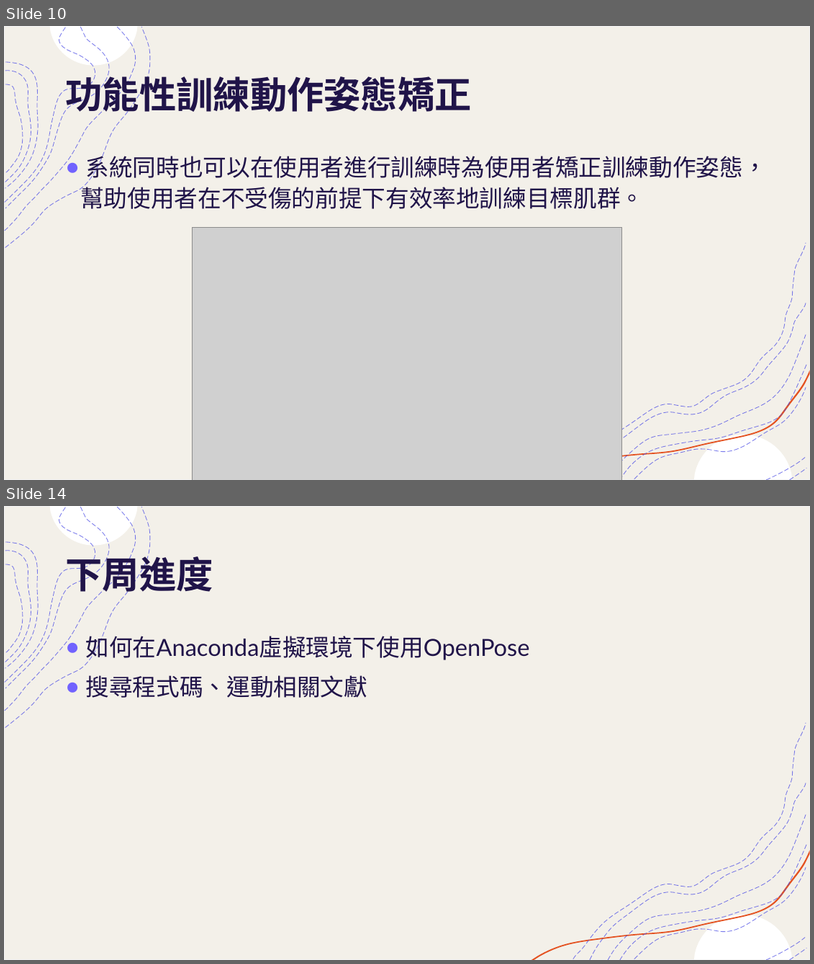
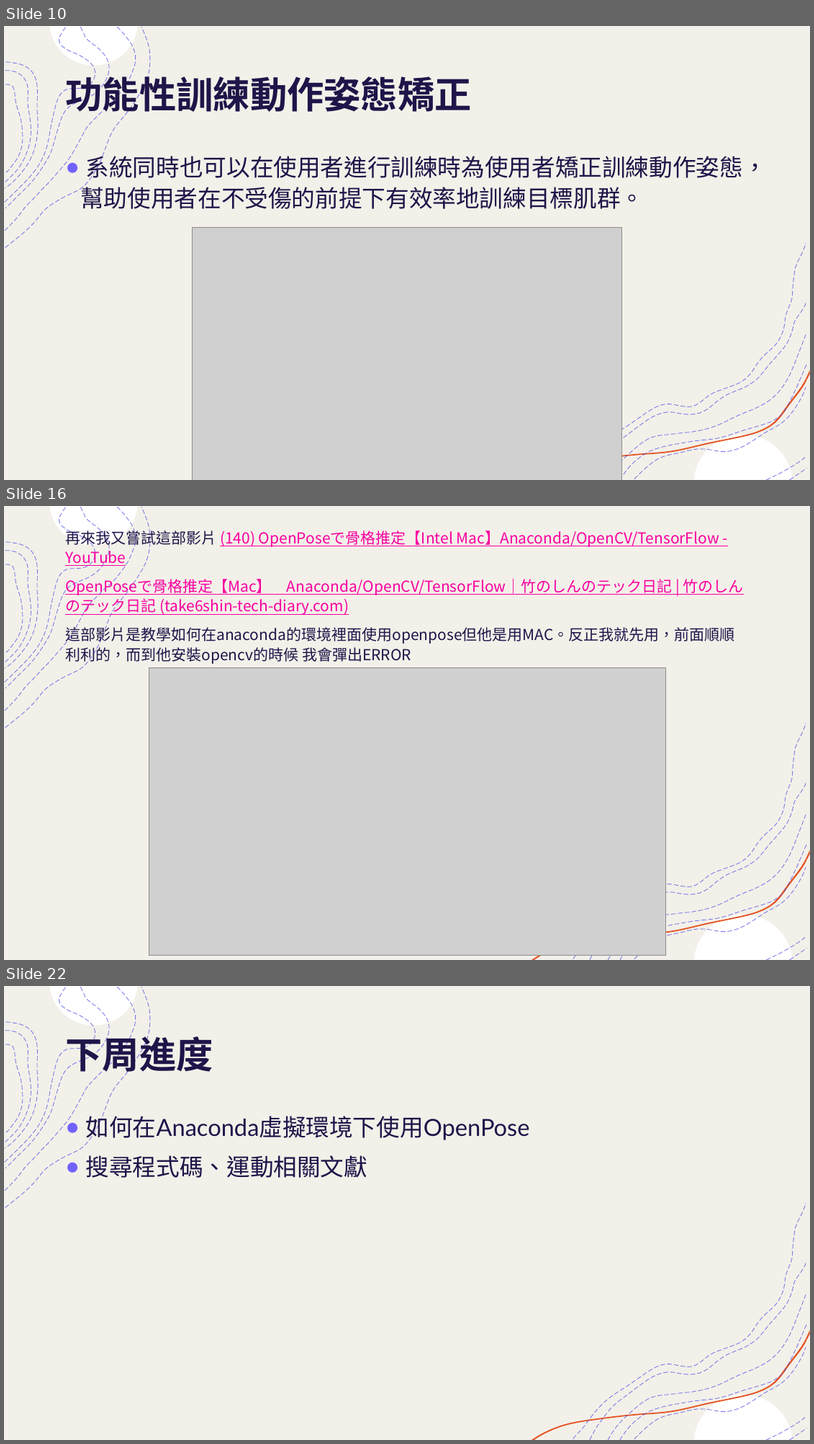
Before and after one commit to mizulun/seatpose-system, a slide deck: 提升運動表現輔助系統.pptx. Shown one above the other, each under a label of ours: slides 10 and 14 before the commit, slides 10, 16 and 22 after it; the slides between them are not shown. The pictures are 814x964 and 814x1444 pixels, drawn with LibreOffice and Linux fonts; fonts in the diff are those of the drawing; grey boxes stand for pictures. Boxes give left, top, right and bottom in pixels: in the first picture for what was removed or moved away, otherwise in the second. Text is boxed around its words. In the diff, an @@ line names an element or a change of style, - is before the commit and + after.

Commit message:
更改成下肢重訓姿勢矯正輔助系統 更改設計動機與目的 新增姿勢判定標準 新增架設環境遇到的問題

```diff
--- a/提升運動表現輔助系統.pptx
+++ b/提升運動表現輔助系統.pptx
@@ slide 16 added at <box>4,506,810,960</box>, background #FFFFFF; not listed: 18 template elements that a slide beside it also shows @@
@@ text added at <box>65,528,744,664</box>, 18 pt, text #F900A0, underline @@
+再來我又嘗試這部影片 (140) OpenPoseで骨格推定【Intel Mac】Anaconda/OpenCV/TensorFlow - YouTube
+OpenPoseで骨格推定【Mac】 Anaconda/OpenCV/TensorFlow｜竹のしんのテック日記 | 竹のしんのテック日記 (take6shin-tech-diary.com)
+這部影片是教學如何在anaconda的環境裡面使用openpose但他是用MAC。反正我就先用，前面順順利利的，而到他安裝opencv的時候 我會彈出ERROR
@@ picture added at <box>149,668,666,955</box> @@
@@ what was slide 14 is now slide 22 @@
```
Also in this commit, not shown: 8 slides changed, 11 other slides added, 3 slides removed.
